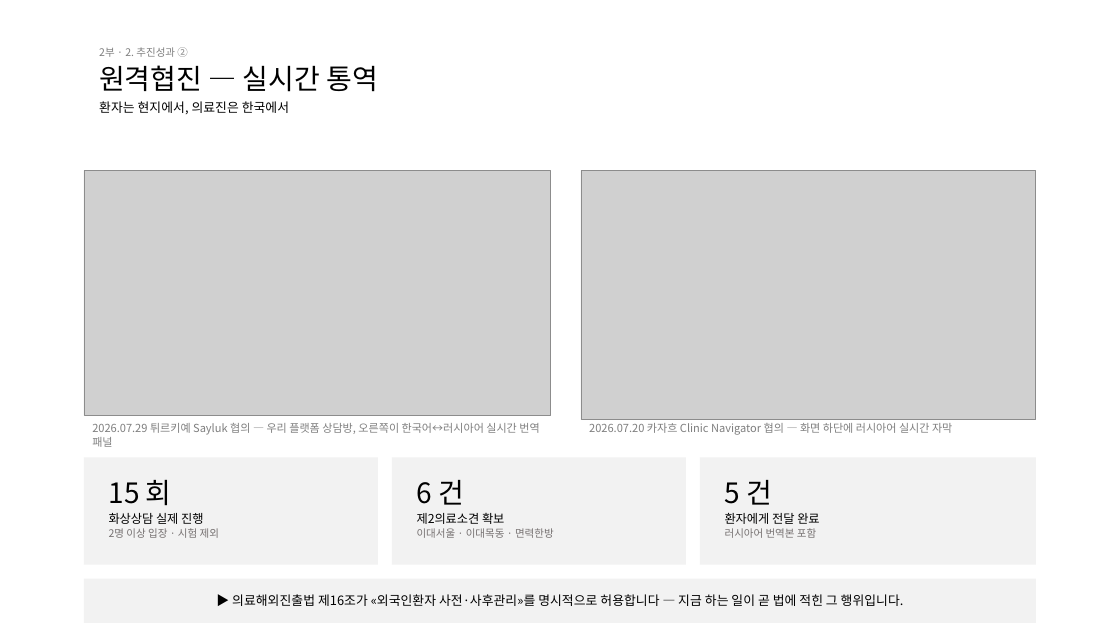
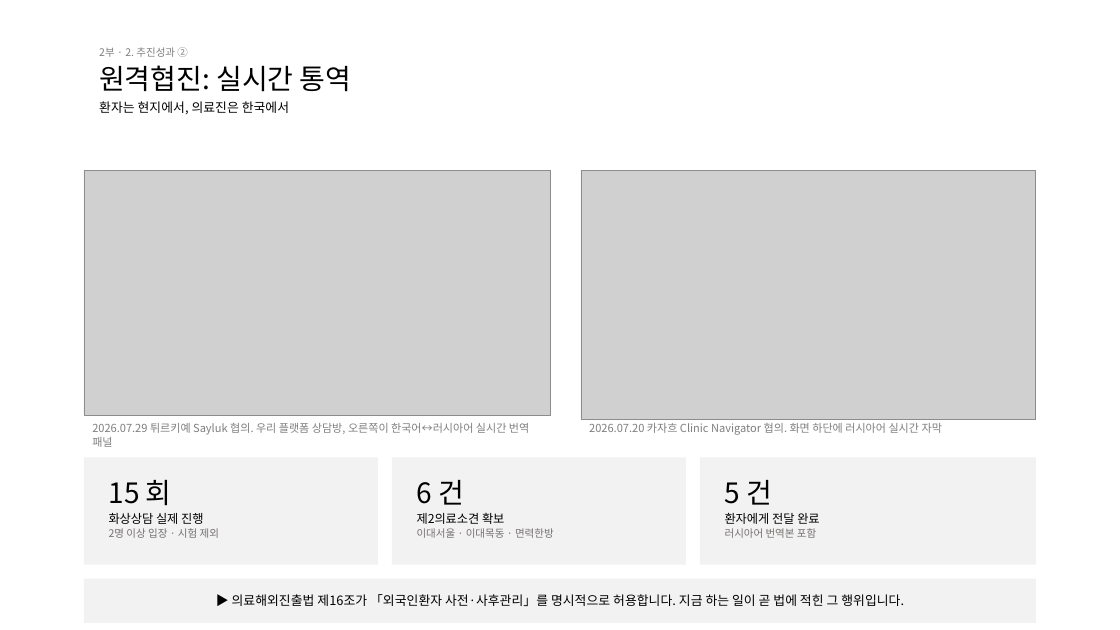
Before and after one commit to bonroi2296-tech/HEALO_KHIDI, a slide deck: slide 10 of docs/presentations/KHIDI_중간보고_20260827.pptx. Drawn at 1120x630 pixels with LibreOffice and Linux fonts; fonts in the diff are those of the drawing; grey boxes stand for pictures. Boxes give left, top, right and bottom in pixels: in the first picture for what was removed or moved away, otherwise in the second. Text is boxed around its words. In the diff, an @@ line names an element or a change of style, - is before the commit and + after.

```diff
--- a/docs/presentations/KHIDI_중간보고_20260827.pptx
+++ b/docs/presentations/KHIDI_중간보고_20260827.pptx
@@ text at bbox=[99, 65, 352, 92]: text changed @@
-원격협진 — 실시간 통역
+원격협진: 실시간 통역
@@ text at bbox=[92, 423, 529, 447]: text changed @@
-2026.07.29 튀르키예 Sayluk 협의 — 우리 플랫폼 상담방, 오른쪽이 한국어↔러시아어 실시간 번역 패널
+2026.07.29 튀르키예 Sayluk 협의. 우리 플랫폼 상담방, 오른쪽이 한국어↔러시아어 실시간 번역 패널
@@ text at bbox=[589, 423, 942, 435]: text changed @@
-2026.07.20 카자흐 Clinic Navigator 협의 — 화면 하단에 러시아어 실시간 자막
+2026.07.20 카자흐 Clinic Navigator 협의. 화면 하단에 러시아어 실시간 자막
@@ text at bbox=[232, 594, 904, 606]: text changed @@
-▶ 의료해외진출법 제16조가 «외국인환자 사전·사후관리»를 명시적으로 허용합니다 — 지금 하는 일이 곧 법에 적힌 그 행위입니다.
+▶ 의료해외진출법 제16조가 「외국인환자 사전·사후관리」를 명시적으로 허용합니다. 지금 하는 일이 곧 법에 적힌 그 행위입니다.
```
Also in this commit, not shown: 12 other slides changed, 1 other file.
